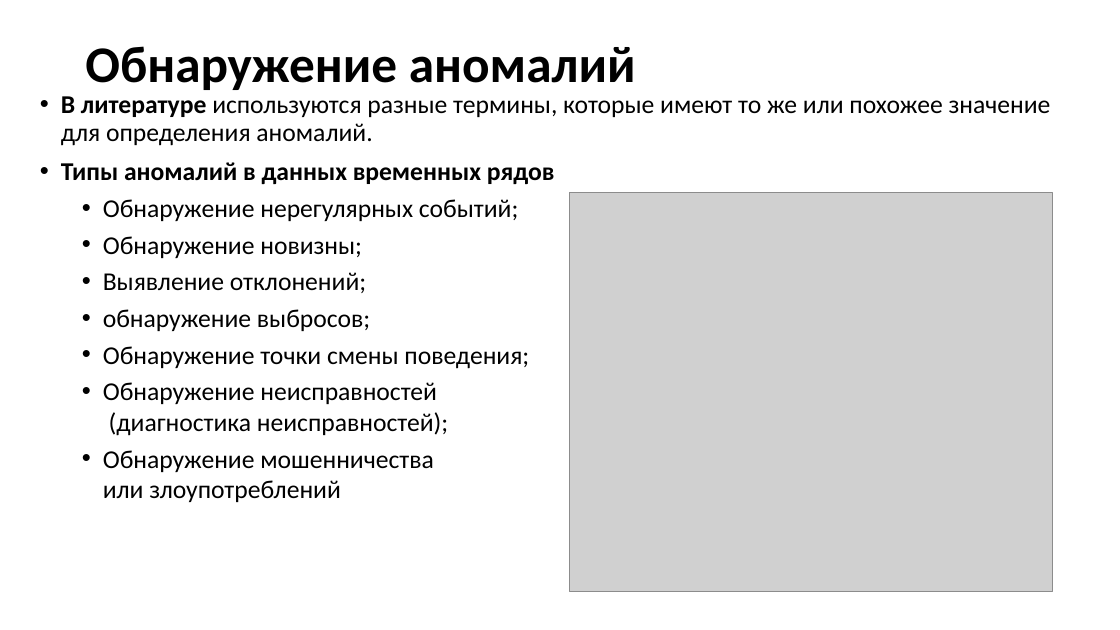
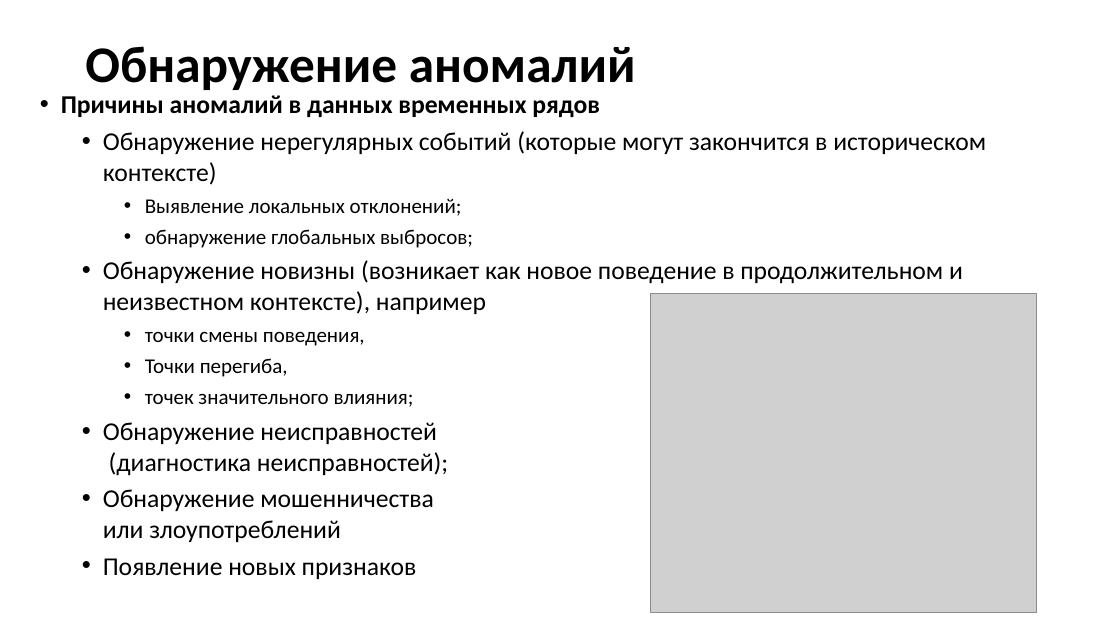
Before and after one commit to MVRonkin/TimeSeriesCourse, a slide deck: slide 4 of 2024/Lec/Юнит 20 - Обнаружение аномалий.pptx. Drawn at 1120x630 pixels with LibreOffice and Linux fonts; fonts in the diff are those of the drawing; grey boxes stand for pictures. Boxes give left, top, right and bottom in pixels: in the first picture for what was removed or moved away, otherwise in the second. Text is boxed around its words. In the diff, an @@ line names an element or a change of style, - is before the commit and + after.

```diff
--- a/2024/Lec/Юнит 20 - Обнаружение аномалий.pptx
+++ b/2024/Lec/Юнит 20 - Обнаружение аномалий.pptx
@@ text at box(61, 95, 986, 407): text changed @@
-• В литературе используются разные термины, которые имеют то же или похожее значение для определения аномалий.
-• Типы аномалий в данных временных рядов
-  • Обнаружение нерегулярных событий;
-  • Обнаружение новизны;
-  • Выявление отклонений;
-  • обнаружение выбросов;
-  • Обнаружение точки смены поведения;
+• Причины аномалий в данных временных рядов
+  • Обнаружение нерегулярных событий (которые могут закончится в историческом контексте)
+    • Выявление локальных отклонений;
+    • обнаружение глобальных выбросов;
+  • Обнаружение новизны (возникает как новое поведение в продолжительном и неизвестном контексте), например
+    • точки смены поведения,
+    • Точки перегиба,
+    • точек значительного влияния;
@@ picture: place and size @@
-picture at box(570, 192, 1053, 592)
+picture at box(651, 294, 1037, 613)
@@ text at box(103, 558, 417, 579): paragraph added @@
+  • Появление новых признаков
```
Also in this commit, not shown: 10 other slides changed, 16 other files.
